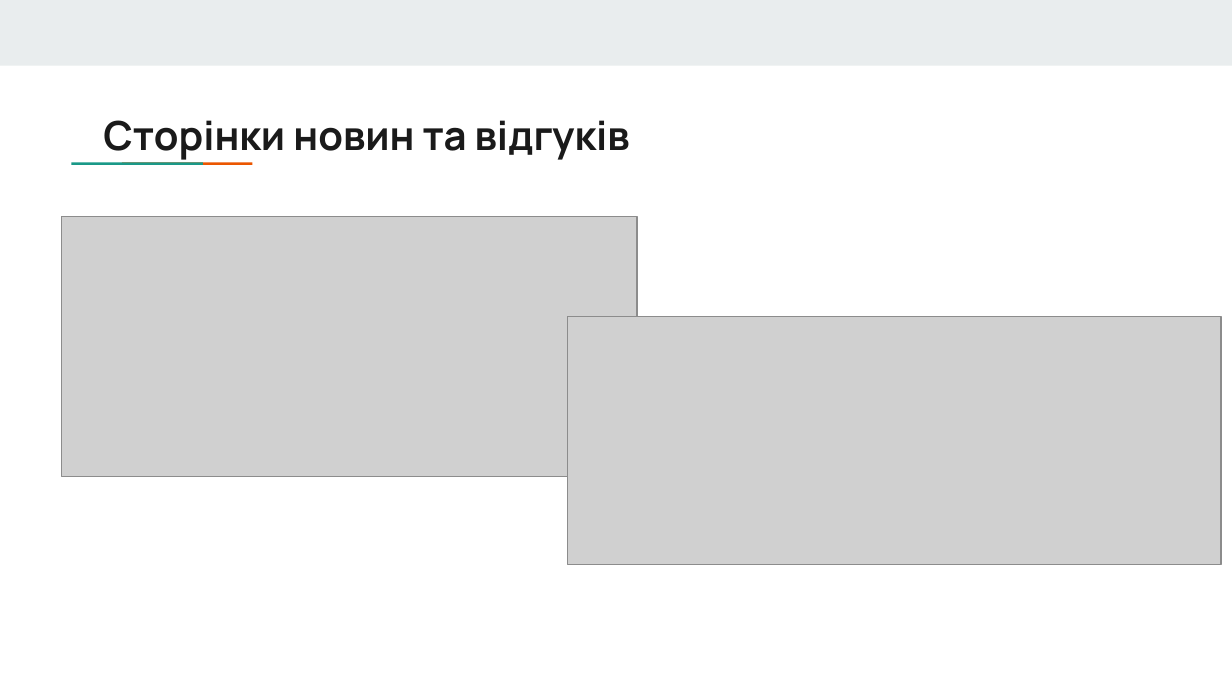
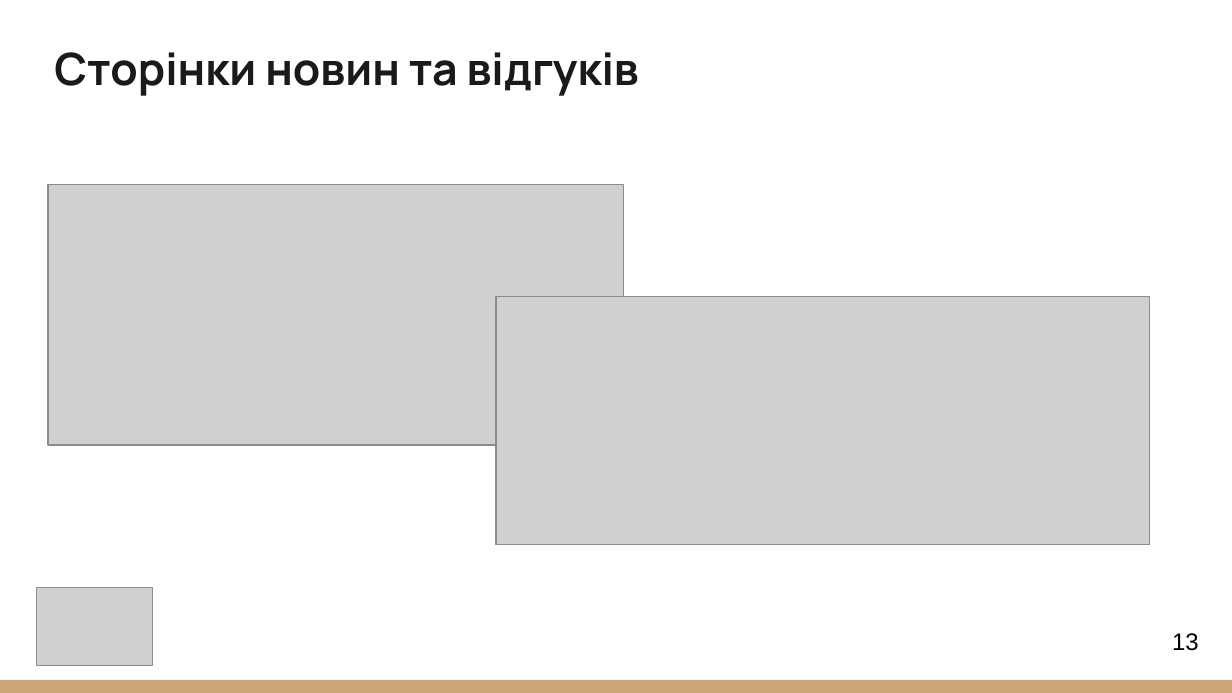
Before and after one commit to NureBalytskyiIhor/CPP, a slide deck: slide 13 of 2025_Б_ККП_ПЗПІ-22-4_Балицький_І_О/2025_Б_ККП_ПЗПІ-22-4_Балицький_І_О.pptx. Drawn at 1232x693 pixels with LibreOffice and Linux fonts; fonts in the diff are those of the drawing; grey boxes stand for pictures. Boxes give left, top, right and bottom in pixels: in the first picture for what was removed or moved away, otherwise in the second. Text is boxed around its words. In the diff, an @@ line names an element or a change of style, - is before the commit and + after.

```diff
--- a/2025_Б_ККП_ПЗПІ-22-4_Балицький_І_О/2025_Б_ККП_ПЗПІ-22-4_Балицький_І_О.pptx
+++ b/2025_Б_ККП_ПЗПІ-22-4_Балицький_І_О/2025_Б_ККП_ПЗПІ-22-4_Балицький_І_О.pptx
@@ rectangle removed at <box>0,0,1232,65</box> @@
@@ title "Сторінки новин та відгуків": place and size @@
-title "Сторінки новин та відгуків" at <box>103,120,630,160</box>
+title "Сторінки новин та відгуків" at <box>54,52,639,96</box>
@@ title "Сторінки новин та відгуків" at <box>54,52,639,96</box>: size 23.4 to 26 pt; vertical alignment top to bottom @@
@@ rectangle removed at <box>112,160,163,166</box> @@
@@ rectangle removed at <box>161,160,212,166</box> @@
@@ picture: place and size @@
-picture at <box>62,217,637,477</box>
+picture at <box>48,185,623,445</box>
@@ picture: place and size @@
-picture at <box>568,317,1221,564</box>
+picture at <box>496,297,1149,545</box>
@@ picture added at <box>36,588,152,667</box> @@
@@ page number added at <box>1172,633,1199,651</box>, 14 pt, text #000000 @@
+13
@@ rectangle added at <box>0,680,1232,693</box>, fill #CCA677 @@
```
Also in this commit, not shown: 21 other slides changed, 2 other files.
